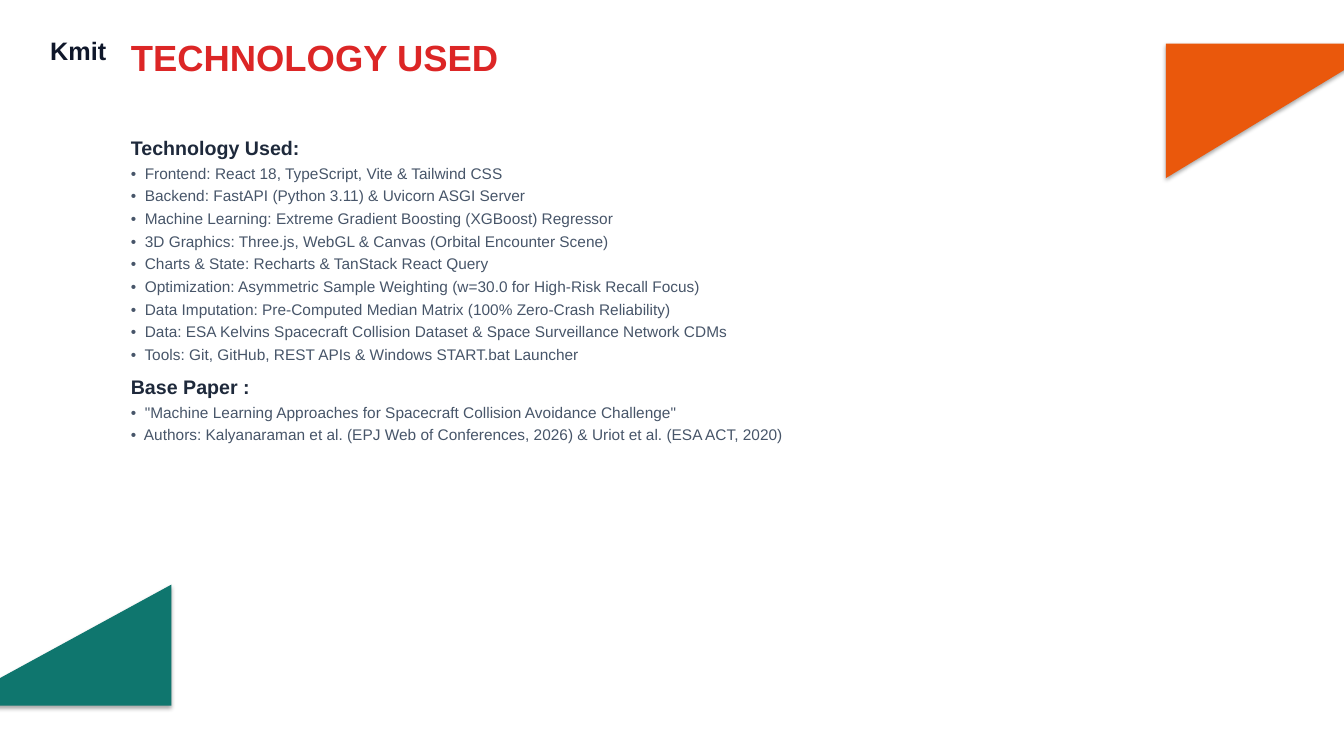
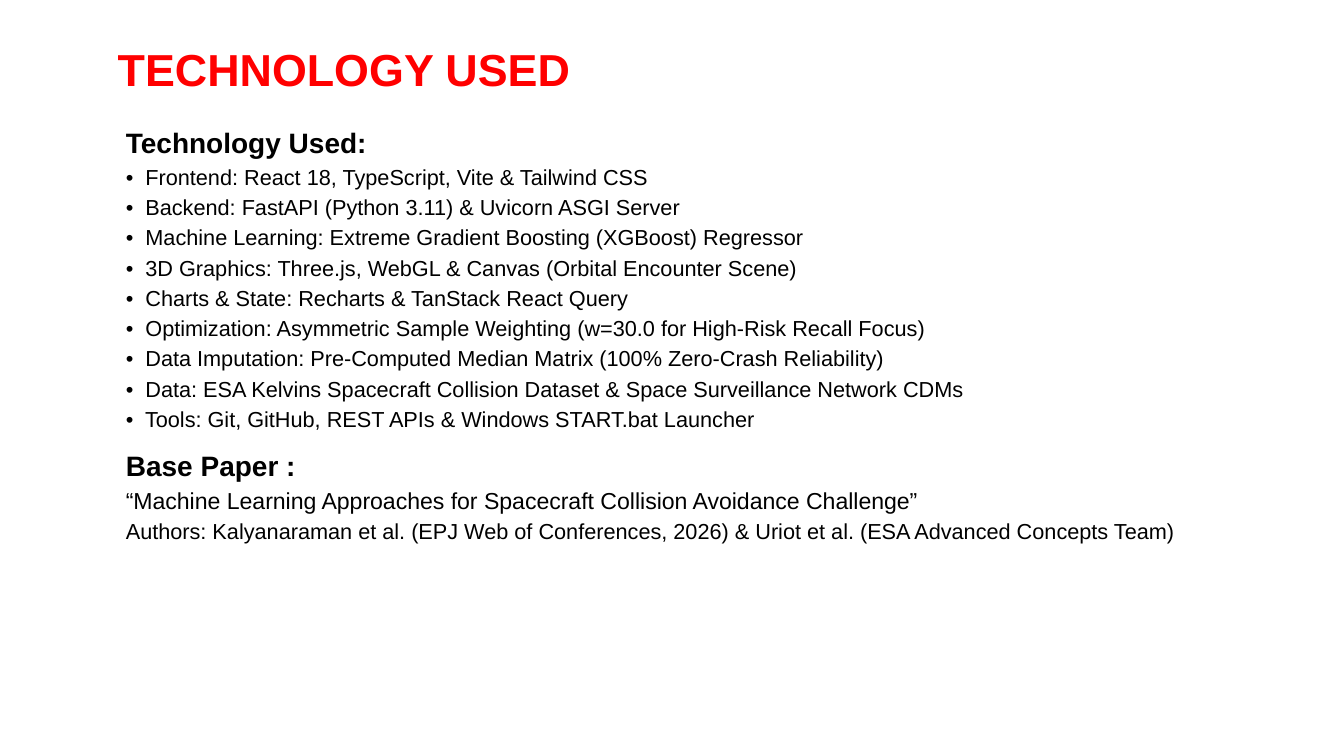
Before and after one commit to akshaybharadwaj45/prahari, a slide deck: slide 4 of docs/Prahari_Presentation.pptx. Drawn at 1344x756 pixels with LibreOffice and Linux fonts; fonts in the diff are those of the drawing; background and template pictures are left out. Boxes give left, top, right and bottom in pixels: in the first picture for what was removed or moved away, otherwise in the second. Text is boxed around its words. In the diff, an @@ line names an element or a change of style, - is before the commit and + after.

```diff
--- a/docs/Prahari_Presentation.pptx
+++ b/docs/Prahari_Presentation.pptx
@@ text removed at bbox=[50, 41, 106, 61] @@
-Kmit
@@ text "TECHNOLOGY USED": place and size @@
-text "TECHNOLOGY USED" at bbox=[131, 45, 498, 72]
+text "TECHNOLOGY USED" at bbox=[118, 54, 569, 87]
@@ text "TECHNOLOGY USED" at bbox=[118, 54, 569, 87]: size 26 to 32 pt, text colour #DC2626 to #FF0000 @@
@@ right triangle removed at bbox=[1166, 44, 1344, 178] @@
@@ text "Technology Used:": place and size @@
-text "Technology Used:" at bbox=[131, 140, 782, 443]
+text "Technology Used:" at bbox=[126, 132, 1174, 544]
@@ text at bbox=[126, 132, 963, 481]: size 14 to 20 pt, text colour #1E293B to #000000 in "Technology Used:", "Base Paper :"; size 11 to 15.5 pt, text colour #475569 to #000000 in "• Frontend: React 18, TypeScript, Vite & ...", "• Backend: FastAPI (Python 3.11) & Uvicorn ...", "• Machine Learning: Extreme Gradient Boosting (XGBoost) ...", "• 3D Graphics: Three.js, WebGL & Canvas ..." and 5 more places; more space between paragraphs @@
@@ text at bbox=[126, 492, 1174, 544]: text changed; size 11 to 15.5 pt; text colour #475569 to #000000 @@
-• "Machine Learning Approaches for Spacecraft Collision Avoidance Challenge"
-• Authors: Kalyanaraman et al. (EPJ Web of Conferences, 2026) & Uriot et al. (ESA ACT, 2020)
+“Machine Learning Approaches for Spacecraft Collision Avoidance Challenge”
+Authors: Kalyanaraman et al. (EPJ Web of Conferences, 2026) & Uriot et al. (ESA Advanced Concepts Team)
@@ right triangle removed at bbox=[0, 585, 171, 706] @@
```
Also in this commit, not shown: 7 other slides changed, 5 slides added, 5 slides removed, 37 other files.
